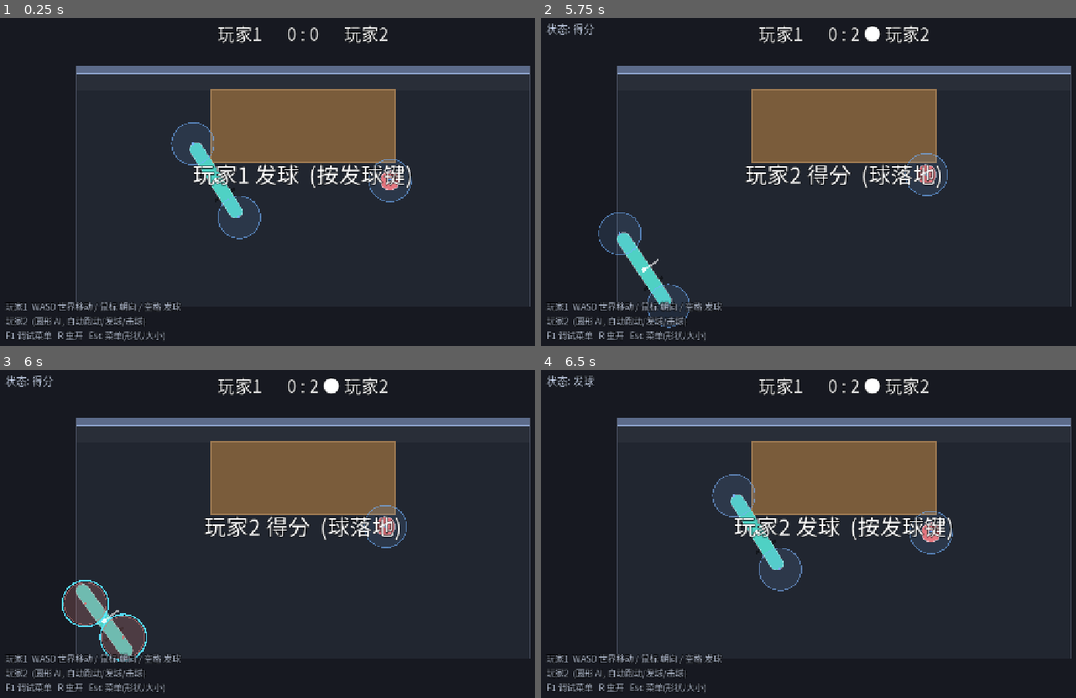
Above: before the commit, frames 1-4 (two rows, left to right).
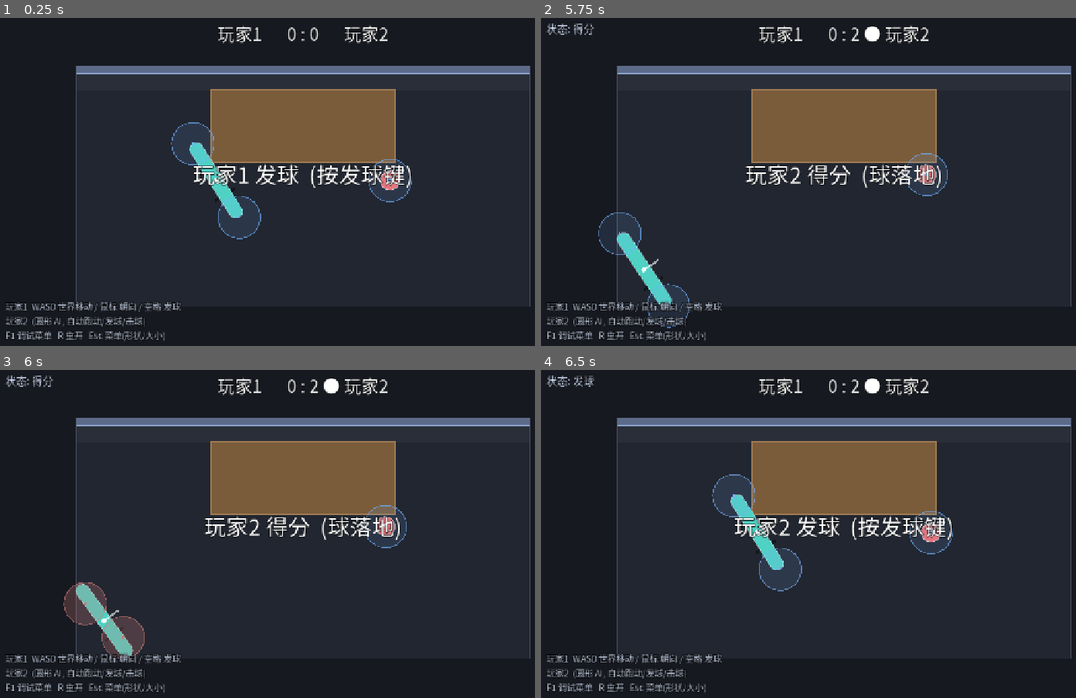
Above: after the commit, the same moments.

Repository: shuperidou/BMA-Arena
Game: Godot game, scene res://scenes/Main.tscn
Two runs of this game, one before a commit and one after it. Both use one fixed random seed, a clock stepped at 60 frames per second and the inputs below.
Inputs (mouse positions are in pixels of both pictures, inside the frame that each line leads up to):
- Up to frame 1 (0.25 s): no input
- Up to frame 2 (5.75 s): tap Enter at 0.5 s; move the mouse to (979, 168) at 0.52 s; hold D 0.53-1.25 s; tap 2 at 0.6 s; click (979, 168) at 0.67 s; tap Space at 0.77, 2.75, 3.77 s; drag from (722, 204) to (813, 254) at 1.27 s; move the mouse to (904, 109) at 2.02 s; hold D 2.03-2.75 s; tap 4 at 2.1 s; drag from (813, 254) to (658, 132) at 2.77 s; move the mouse to (1027, 237) at 3.52 s; hold A 3.53-4.25 s; tap 6 at 3.6 s; drag from (658, 132) to (749, 100) at 4.27 s; move the mouse to (872, 185) at 5.02 s; hold S from 5.03 s (still down); tap 8 at 5.1 s; click (872, 185) at 5.17 s
- Up to frame 3 (6 s): release S at 5.75 s; drag from (208, 452) to (181, 556) at 5.77 s
- Up to frame 4 (6.5 s): no input

Frames 1-2 are identical in both runs. In frame 3, 0.2% of the frame differs, in the area x 11-28%, y 64-89%; in frame 4, nothing differs.

Commit message:
feat(P4): superformula now shares polar judgment model - pip count = m (odd) or m/2 (even); positions/control/reach identical to polar (generalized _place_radial_points). ShapePreview draws superformula; superformula_r() split out

Diff:
--- a/scripts/autoload/game_config.gd
+++ b/scripts/autoload/game_config.gd
@@ -114,8 +114,11 @@
 var sf_n3: float = 0.6
 var sf_a: float = 1.0
 var sf_b: float = 1.0
-var sf_radius: float = 30.0               ## 整体半径缩放 (公式 r 多在 ~1 附近)
-var sf_pips: int = 5                      ## 判定点数量 (均匀绕心布点)
+var sf_radius: float = 30.0               ## 整体半径缩放 = 大小系数 (公式 r 多在 ~1 附近)
+## 判定点数量由 m 决定: m 奇数 -> m 个, m 偶数 -> m/2 个 (和花瓣一样, 位置+控制也沿用花瓣那套)
+func sf_pip_count(m: float) -> int:
+	var mi: int = maxi(int(round(m)), 1)
+	return mi if (mi % 2) == 1 else maxi(mi / 2, 1)
 var player_shape_index: int = 0           ## 当前身体显示形状 (只有 0 纺锤是已设计的)
 var shape_segments: int = 28              ## 曲边采样段数
 ## 纺锤(唯一已设计): 形状=胶囊; 方程参数 = player_half_length(长半) + player_radius(宽半);
@@ -148,7 +151,7 @@
 ## AI 只在"够呛"(球很高)且冷却好时, 用一次防守姿态救球 -> 救出的球很高, 正好可被扣杀惩罚。
 var ai_save_enabled: bool = true          ## 默认开: AI 会救球 (F1 菜单 0 可关)
 var ai_save_cooldown: float = 4.0         ## 冷却(秒): 一次救球后这么久内不再救
-var ai_save_low_band: float = 60.0        ## "够呛"=球够低: z ≤ hit_height_min + 此带宽, 才考虑救球 (不再是"球很高")
+var ai_save_low_band: float = 110.0        ## "够呛"=球够低: z ≤ hit_height_min + 此带宽, 才考虑救球 (不再是"球很高")
 
 ## ---- 挥拍滤波 (玩家/AI 共享): 力量不看"瞬时", 看"前一段" ----
 ##   0=瞬时(原) 1=A平滑(短窗低通) 2=B蓄力(累积位移, 衰减) 3=A+B
@@ -197,18 +200,21 @@
 		pts.append(Vector2(r * cos(th), r * sin(th)))
 	return pts
 
-## 超公式 (superformula) 边界点: 一大类封闭曲线 (花/星/圆角多边形)。
+## 超公式 (superformula) 半径: r(θ)。一大类封闭曲线 (花/星/圆角多边形)。
+func superformula_r(th: float, m: float, n1: float, n2: float, n3: float, a: float, b: float) -> float:
+	var t1: float = pow(absf(cos(m * th / 4.0) / maxf(absf(a), 0.05)), n2)   # a 可取负, 取绝对值; 防 0
+	var t2: float = pow(absf(sin(m * th / 4.0) / maxf(absf(b), 0.05)), n3)
+	return clampf(pow(maxf(t1 + t2, 1e-6), -1.0 / maxf(n1, 0.001)), 0.0, 4.0)   # 防发散
+
+## 超公式边界点 (radius = 整体大小系数)。
 func superformula_points(m: float, n1: float, n2: float, n3: float, a: float, b: float,
 		radius: float, seg: int = 72) -> PackedVector2Array:
 	var n: int = maxi(seg, 16)
 	var pts := PackedVector2Array()
 	for k in n:
 		var th: float = TAU * float(k) / float(n)
-		var t1: float = pow(absf(cos(m * th / 4.0) / maxf(absf(a), 0.05)), n2)   # a 可取负, 取绝对值; 防 0
-		var t2: float = pow(absf(sin(m * th / 4.0) / maxf(absf(b), 0.05)), n3)
-		var r: float = pow(maxf(t1 + t2, 1e-6), -1.0 / maxf(n1, 0.001))
-		r = clampf(r, 0.0, 4.0)   # 防发散 (某些参数会趋于无穷)
-		pts.append(Vector2(r * cos(th), r * sin(th)) * radius)   # radius = 整体大小系数
+		var r: float = superformula_r(th, m, n1, n2, n3, a, b)
+		pts.append(Vector2(r * cos(th), r * sin(th)) * radius)
 	return pts
 
 ## 采样身体边界点 (角色局部坐标, 未旋转)。按 player_body_kind 分派。
@@ -277,11 +283,11 @@
 
 ## 防守姿态：鼠标向下猛拉(垂直分量 > 阈值) -> vy 很大但水平初速常常不够。
 ## 此时按 probability "救球"：成功则完全瞄准墙镜像落桌, 失败则用原始方向(大概率丢分)。
-var defense_perp_threshold: float = 100.0   ## 触发防守的垂直分量阈值 (px/s)
+var defense_perp_threshold: float = 1000.0   ## 触发防守的垂直分量阈值 (px/s)
 ## 还必须"垂直分量明显大于水平分量"才算防守: |v_along| < v_perp * 此比例。
 ## 否则横向力度太大 -> 当作普通横向挥动, 不算防守。
 var defense_max_along_ratio: float = 1.2
-var defense_save_chance: float = 1.0        ## 防守救球成功概率 0~1
+var defense_save_chance: float = 0.8        ## 防守救球成功概率 0~1
 var defense_vz_mult: float = 1.8            ## 防守时 vy 的额外倍数
 ## 救球成功时: 由 vz 反推水平初速, 让球够到"墙后桌中心的镜像"附近并落桌。
 var defense_save_offset: float = 0.1        ## 目标(镜像点)周围的随机偏移半径 (0=正中)
--- a/scripts/player/player_controller.gd
+++ b/scripts/player/player_controller.gd
@@ -155,26 +155,16 @@
 		add_child(hp)
 		hit_points.append(hp)
 
-## 超公式: 多边形碰撞 (superformula) + 均匀绕心布 n 个判定点。
+## 超公式: 多边形碰撞 (superformula) + 均匀绕心布 n 个判定点 (n = m 或 m/2)。
 func _build_superformula_body() -> void:
 	_shape_poly = CollisionPolygon2D.new()
 	_shape_poly.name = "ShapePoly"
 	add_child(_shape_poly)
-	for i in maxi(GameConfig.sf_pips, 1):
+	for i in GameConfig.sf_pip_count(GameConfig.sf_m):
 		var hp := HitPoint.new()
 		hp.name = "HitPointPip%d" % i
 		add_child(hp)
 		hit_points.append(hp)
-
-## 超公式判定点: 均匀绕心布点, 判定点随拖动整体平移 (通用控制)。
-func _place_sf_points(sc: float) -> void:
-	var n: int = maxi(GameConfig.sf_pips, 1)
-	var rm: float = GameConfig.sf_radius * sc
-	var reach_i: float = GameConfig.hit_reach * sc
-	for i in mini(hit_points.size(), n):
-		var th: float = TAU * float(i) / float(n)
-		hit_points[i].position = Vector2(rm * cos(th), rm * sin(th)) + hit_zone_offset_local
-		hit_points[i].reach = reach_i
 
 ## 切换身体种类 (设置 + 重建)。P4: 验证"每个身体一套判定"的可插拔架构。
 func set_body_kind(kind: String) -> void:
@@ -387,12 +377,11 @@
 	var face_accel: float = GameConfig.base_face_acceleration * step * tmult
 	state.angular_velocity += clampf(desired_w - state.angular_velocity, -face_accel, face_accel)
 
-## 旋转体(花瓣)判定点布点 + 专属控制 (只用于花瓣):
+## 旋转体(花瓣/超公式)通用判定点布点 + 专属控制:
 ##   上下拖动 -> 径向缩放 (向内缩进); 左右拖动 -> 绕形状中心旋转;
 ##   判定点越多, 每个半径越小 (2/sqrt(n) 归一, n=4 时=1x)。
-func _place_polar_points(sc: float) -> void:
-	var n: int = maxi(GameConfig.polar_lobes, 1)
-	var rm: float = GameConfig.polar_r0 * (1.0 + absf(GameConfig.polar_amp)) * sc
+func _place_radial_points(sc: float, n: int, rm: float) -> void:
+	n = maxi(n, 1)
 	var rot: float = hit_zone_offset_local.x * GameConfig.polar_rot_per_px
 	var radial: float = hit_zone_offset_local.y * GameConfig.polar_radial_per_px
 	var reach_i: float = GameConfig.hit_reach * sc * GameConfig.polar_reach_scale * (2.0 / sqrt(float(n)))
@@ -401,6 +390,15 @@
 		var rr: float = maxf(rm - radial, 4.0 * sc)
 		hit_points[i].position = Vector2(rr * cos(th), rr * sin(th))
 		hit_points[i].reach = reach_i
+
+## 花瓣: 布点 = 花瓣数个, 半径 = r_max·size。
+func _place_polar_points(sc: float) -> void:
+	_place_radial_points(sc, maxi(GameConfig.polar_lobes, 1),
+		GameConfig.polar_r0 * (1.0 + absf(GameConfig.polar_amp)) * sc)
+
+## 超公式: 布点 = m(奇)或 m/2(偶) 个, 半径 = sf_radius·size (与花瓣同一套控制)。
+func _place_sf_points(sc: float) -> void:
+	_place_radial_points(sc, GameConfig.sf_pip_count(GameConfig.sf_m), GameConfig.sf_radius * sc)
 
 ## 判定点随拖动位移 (纺锤: 两端反向; 花瓣: 专属极坐标控制; 圆: 固定中心)。
 func _update_hit_points() -> void:
--- a/scripts/ui/shape_preview.gd
+++ b/scripts/ui/shape_preview.gd
@@ -28,6 +28,11 @@
 		base = GameConfig.polar_points(float(cand.get("polar_r0", 26.0)),
 			int(cand.get("polar_lobes", 4)), float(cand.get("polar_amp", 0.45)))
 		ref = 44.0 * 1.85 * GameConfig.mutation_size_max
+	elif kind == "superformula":
+		base = GameConfig.superformula_points(float(cand.get("sf_m", 6.0)), float(cand.get("sf_n1", 0.6)),
+			float(cand.get("sf_n2", 0.6)), float(cand.get("sf_n3", 0.6)), float(cand.get("sf_a", 1.0)),
+			float(cand.get("sf_b", 1.0)), float(cand.get("sf_radius", 30.0)))
+		ref = 48.0 * 1.85 * GameConfig.mutation_size_max
 	else:
 		base = GameConfig.spindle_points(float(cand.get("half_len", 90.0)), float(cand.get("radius", 14.0)))
 	if base.size() < 3:
